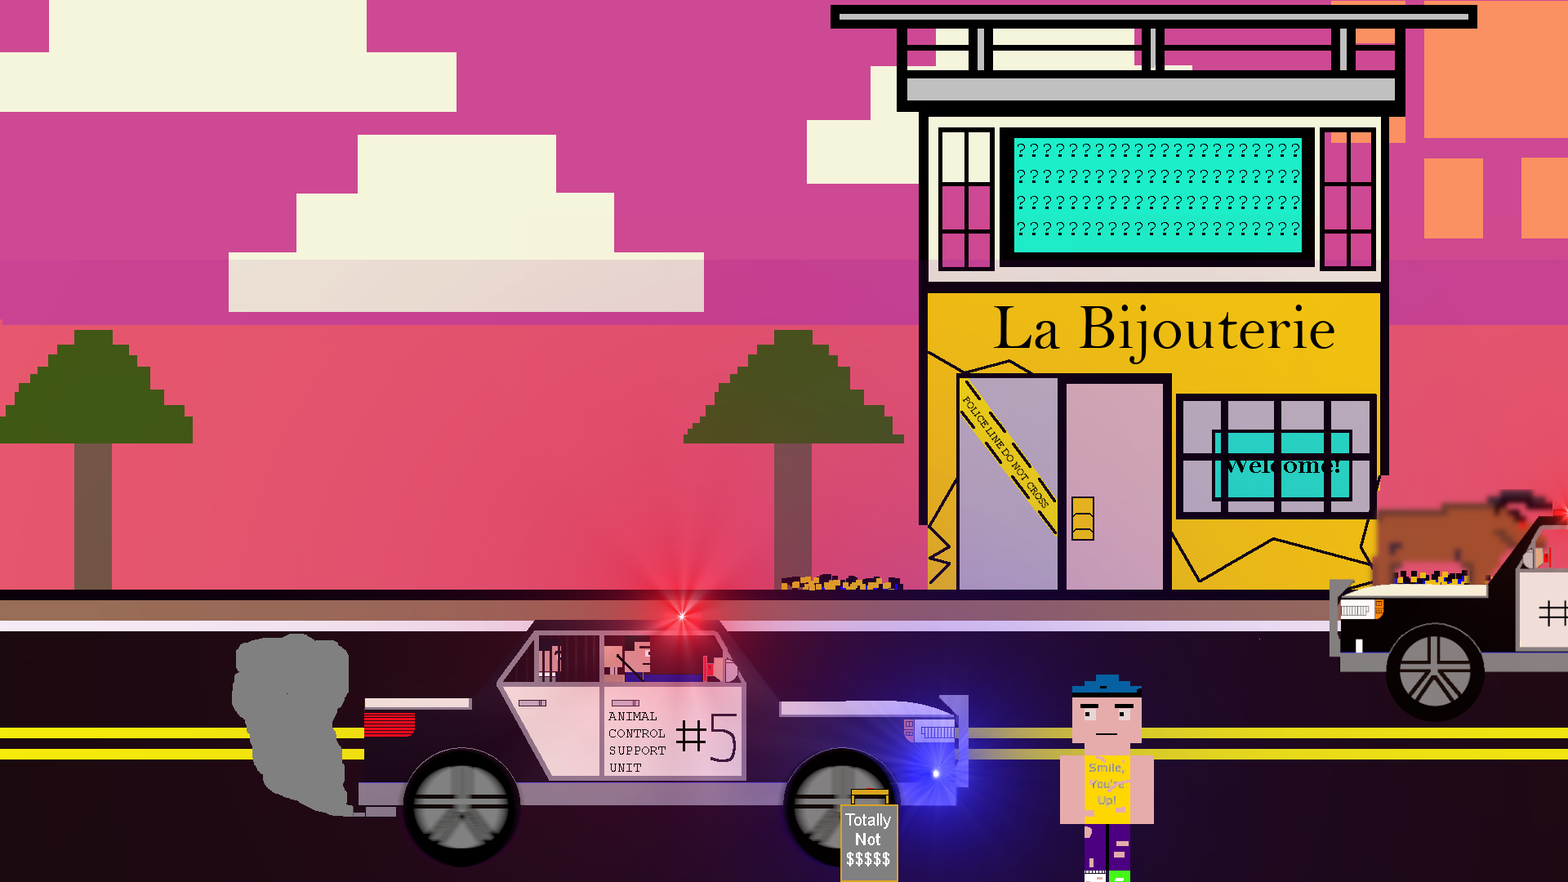
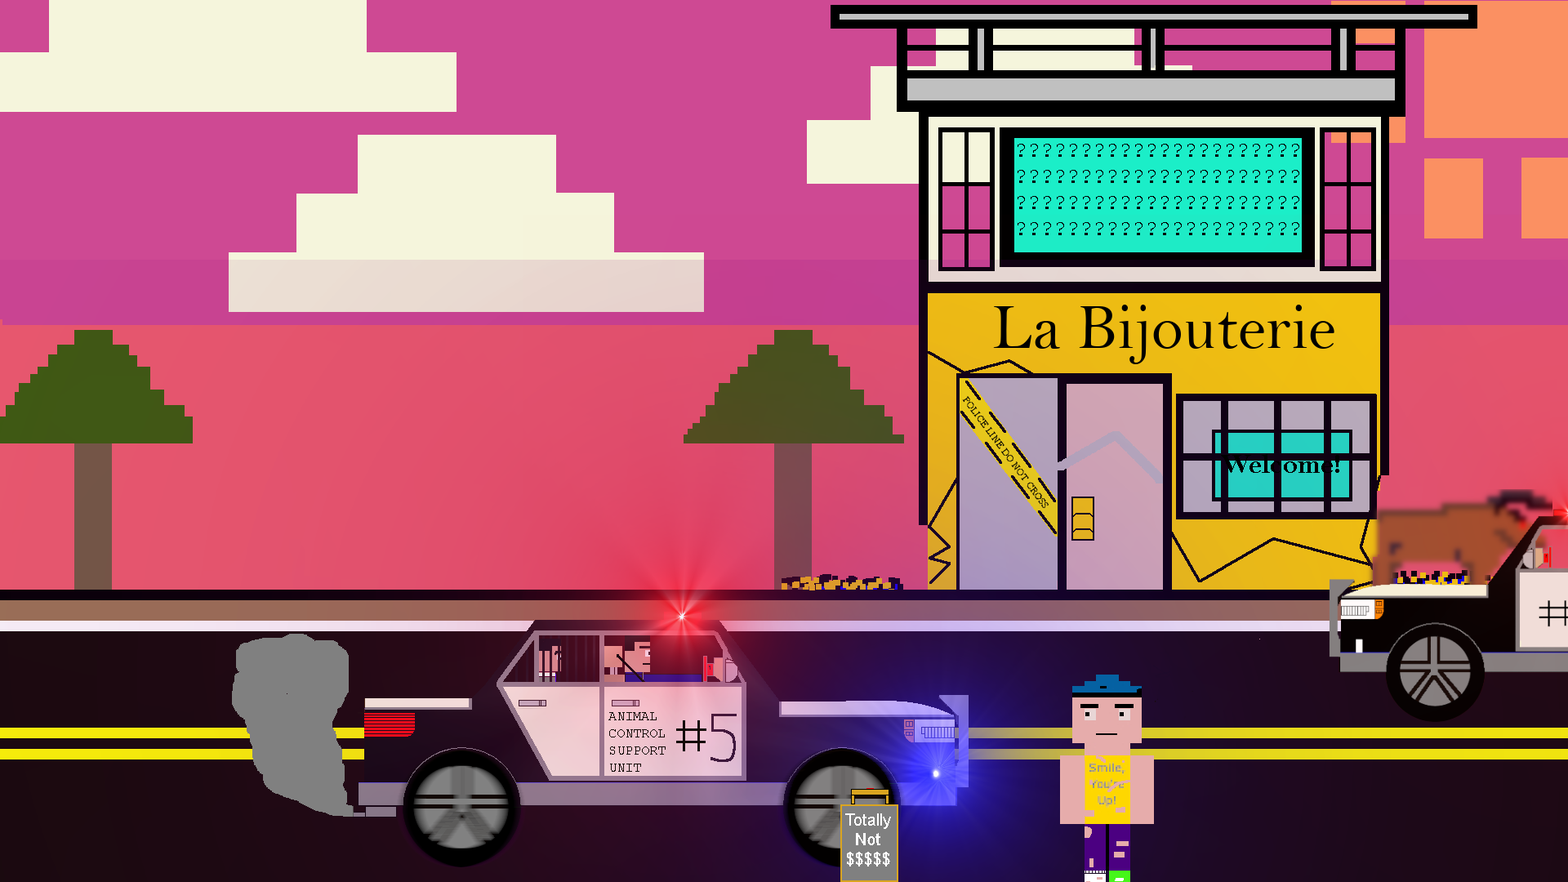
Revision of a layered 1568px x 882px image; what changed, layer by layer:
added layer "Background copy #8" above "Background copy #7" over [left=1057, top=431, right=1163, bottom=484]
hid "Background copy #7" over [left=1057, top=431, right=1163, bottom=484]